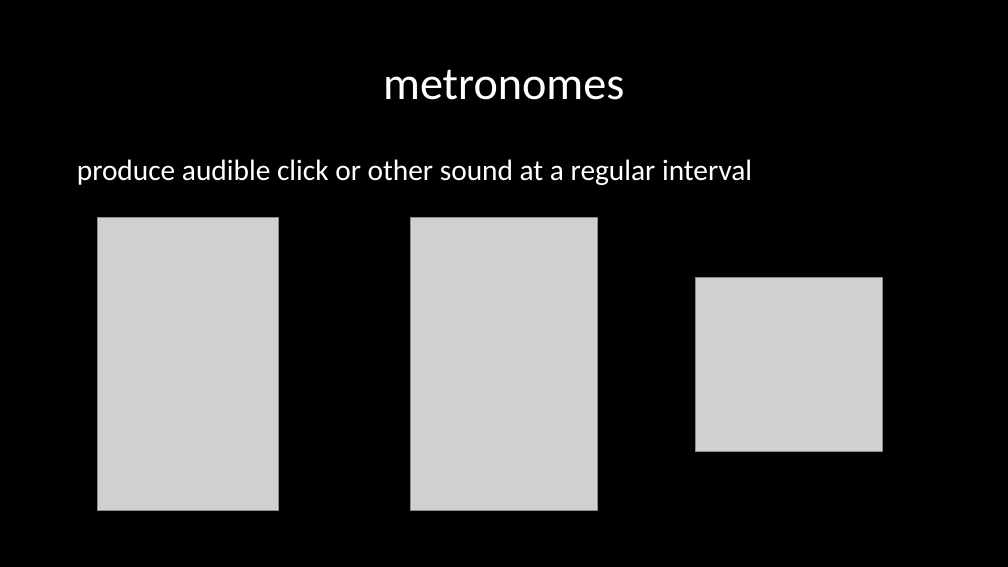
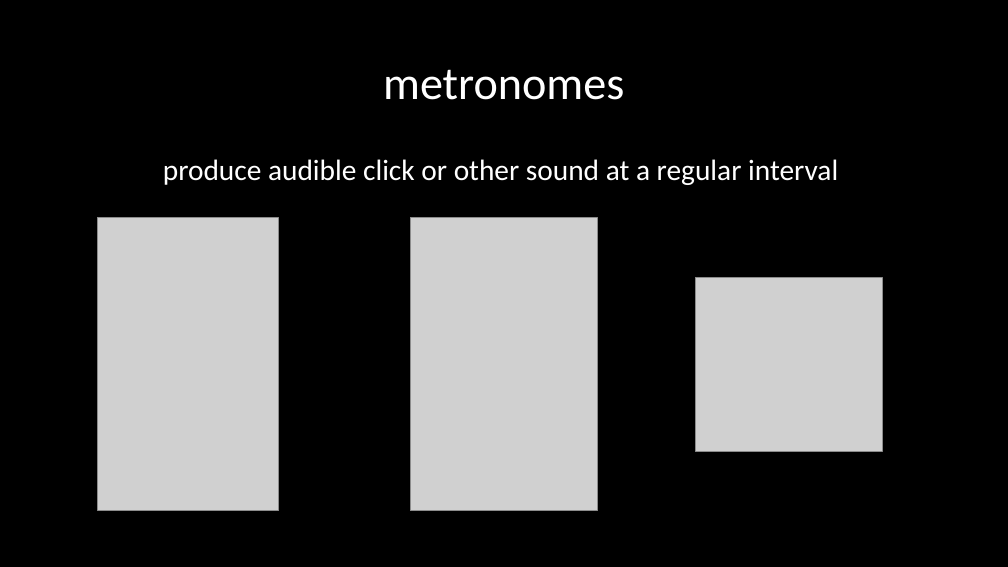
Before and after one commit to sevasch/STM32_metronome, a slide deck: slide 2 of presentation.pptx (slide 1 before the commit). Drawn at 1008x567 pixels with LibreOffice and Linux fonts; fonts in the diff are those of the drawing; grey boxes stand for pictures. Boxes give left, top, right and bottom in pixels: in the first picture for what was removed or moved away, otherwise in the second. Text is boxed around its words. In the diff, an @@ line names an element or a change of style, - is before the commit and + after.

```diff
--- a/presentation.pptx
+++ b/presentation.pptx
@@ text "produce audible click or other ..." at (163,159,838,185): alignment left to centre @@
```
Also in this commit, not shown: 2 other slides changed, 1 slide added.
